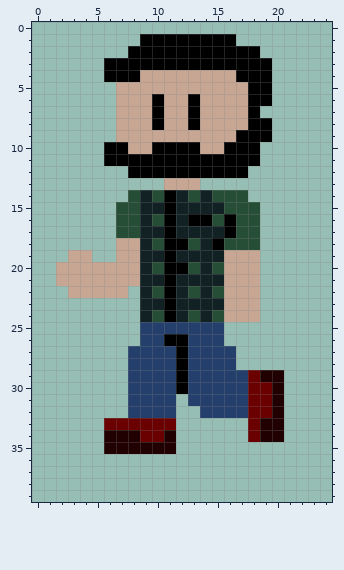
Two states of a pixel-art sprite, game/assets/sprites/pawns/Joel/WalkLeft/3.png. Above is the file before it was changed.
The file is 50x80 pixels, drawn in blocks of 2x2; one block is one cell here. Colours within 5 levels of each other are drawn and written as one.
After the commit:
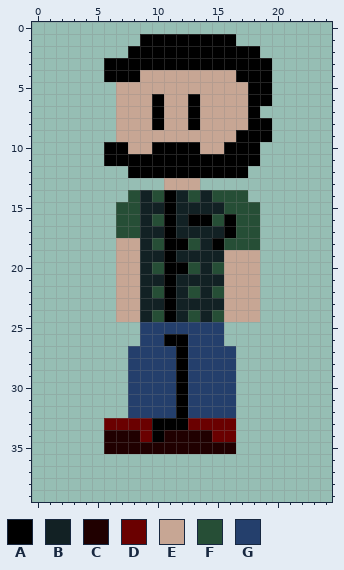
Palette (. is transparent): A #000000  B #122124  C #200000  D #6a0000  E #c7a694  F #264e36  G #243f6c
The edit:
Changed rows in their new state; - is an unchanged pixel.
first column x 2:
19 -..----
20 .....--
21 .....--
22 -....-E
23 -----EE
24 -----EE
first column x 10:
29 -------....
30 -------....
31 --A----....
32 --AG---....
33 AAADDDD-...
34 A-CCCDD-...
35 --CCCCC----
Pixel boxes of the changes (left, top, right, bottom) in both pictures:
changed: (56, 250, 140, 322)
changed: (152, 370, 284, 454)
